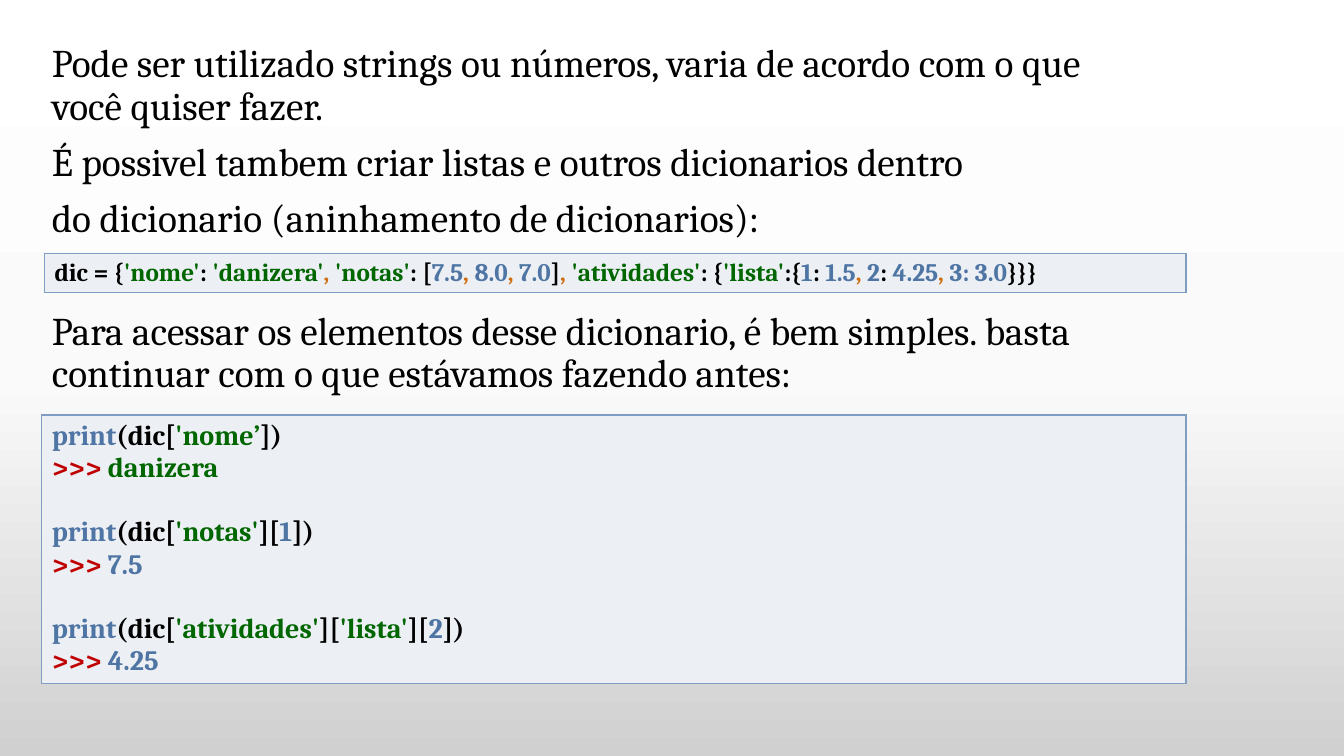
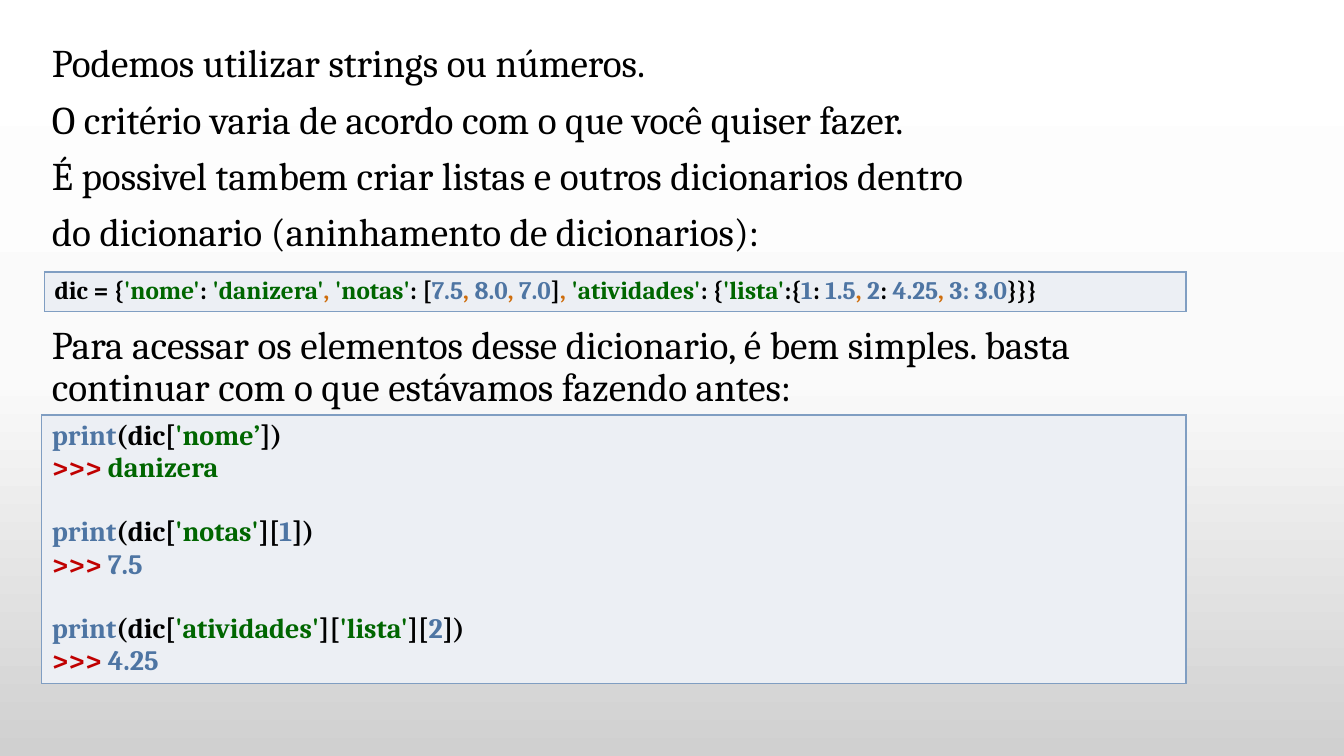
Before and after one commit to daniellygj/Fatec, a slide deck: slide 15 of 1º semestre/Revisões by danny/2º bimestre/Revisão Algoritmos.pptx. Drawn at 1344x756 pixels with LibreOffice and Linux fonts; fonts in the diff are those of the drawing; background and template pictures are left out. Boxes give left, top, right and bottom in pixels: in the first picture for what was removed or moved away, otherwise in the second. Text is boxed around its words. In the diff, an @@ line names an element or a change of style, - is before the commit and + after.

```diff
--- a/1º semestre/Revisões by danny/2º bimestre/Revisão Algoritmos.pptx
+++ b/1º semestre/Revisões by danny/2º bimestre/Revisão Algoritmos.pptx
@@ text at (x1=52, y1=49, x2=903, y2=143): text changed @@
-Pode ser utilizado strings ou números, varia de acordo com o que você quiser fazer.
+Podemos utilizar strings ou números.
+O critério varia de acordo com o que você quiser fazer.
@@ table moved from (x1=44, y1=253, x2=1186, y2=293) to (x1=44, y1=272, x2=1186, y2=313) @@
```
Also in this commit, not shown: 13 other slides changed, 1 slide added.
